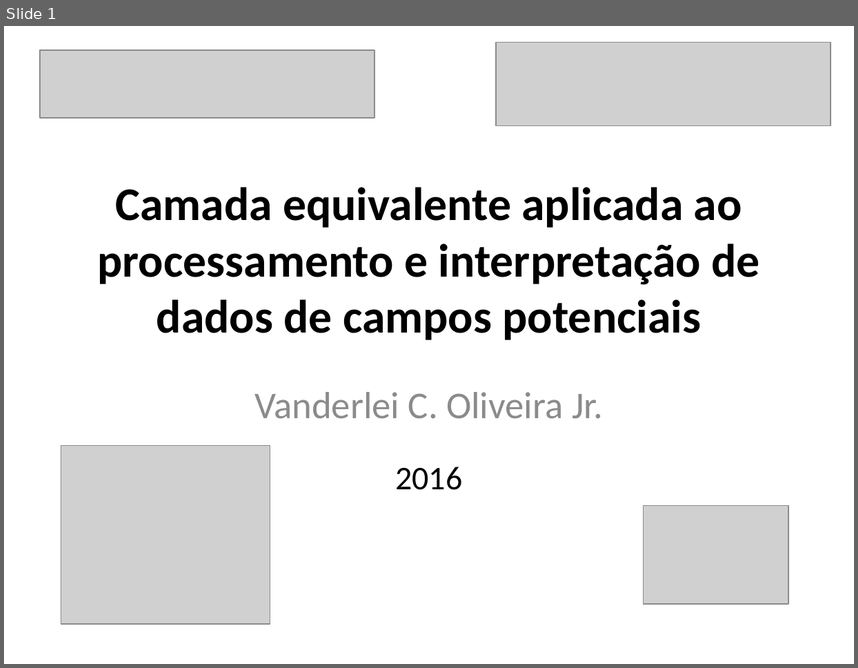
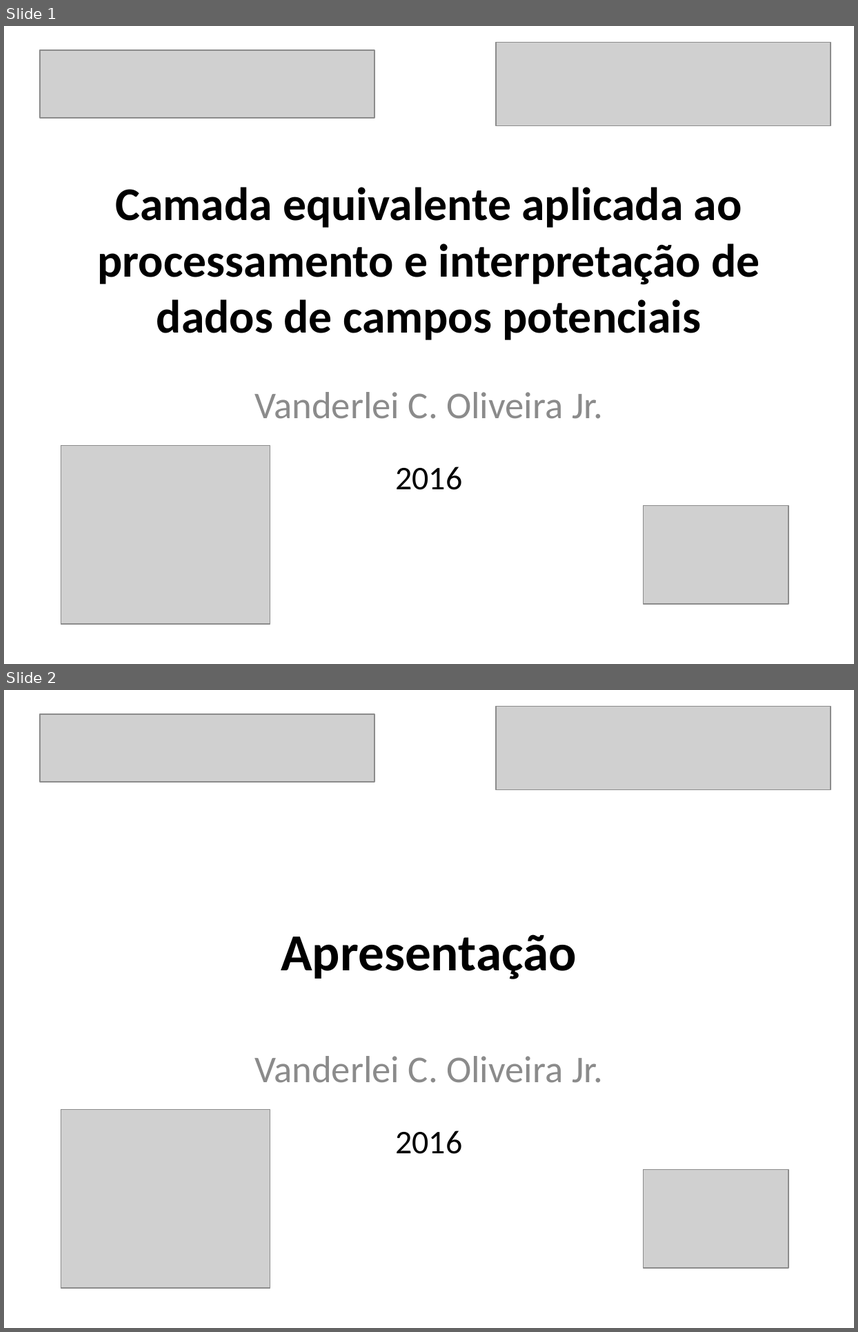
Before and after one commit to pinga-lab/CE-VII-SimBGf-2016, a slide deck: slides/1_apresentacao.pptx. Shown one above the other, each under a label of ours: slide 1 before the commit, slides 1 and 2 after it. The pictures are 858x668 and 858x1332 pixels, drawn with LibreOffice and Linux fonts; fonts in the diff are those of the drawing; grey boxes stand for pictures. Boxes give left, top, right and bottom in pixels: in the first picture for what was removed or moved away, otherwise in the second. Text is boxed around its words. In the diff, an @@ line names an element or a change of style, - is before the commit and + after.

```diff
--- a/slides/1_apresentacao.pptx
+++ b/slides/1_apresentacao.pptx
@@ slide 2 added at bbox=[4, 690, 854, 1328], background #FFFFFF @@
@@ picture added at bbox=[496, 706, 831, 790] @@
@@ picture added at bbox=[40, 715, 375, 782] @@
@@ title added at bbox=[281, 934, 576, 979], 44 pt, text #000000, bold @@
+Apresentação
@@ subtitle added at bbox=[254, 1056, 603, 1083], 32 pt, text #8C8C8C @@
+Vanderlei C. Oliveira Jr.
@@ picture added at bbox=[61, 1109, 270, 1288] @@
@@ text added at bbox=[395, 1130, 462, 1154], 28 pt, text #000000 @@
+2016
@@ picture added at bbox=[643, 1170, 789, 1268] @@
```
Also in this commit, not shown: 5 slides changed, 9 other slides added, 10 slides removed, 2 other files.
